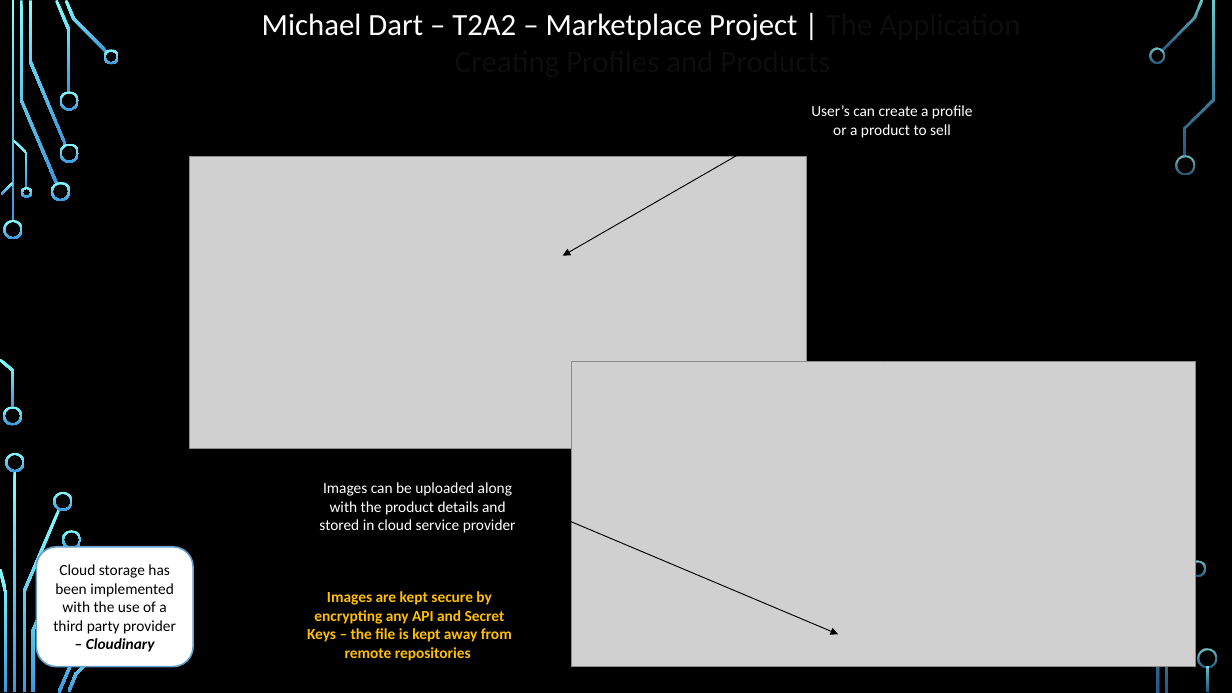
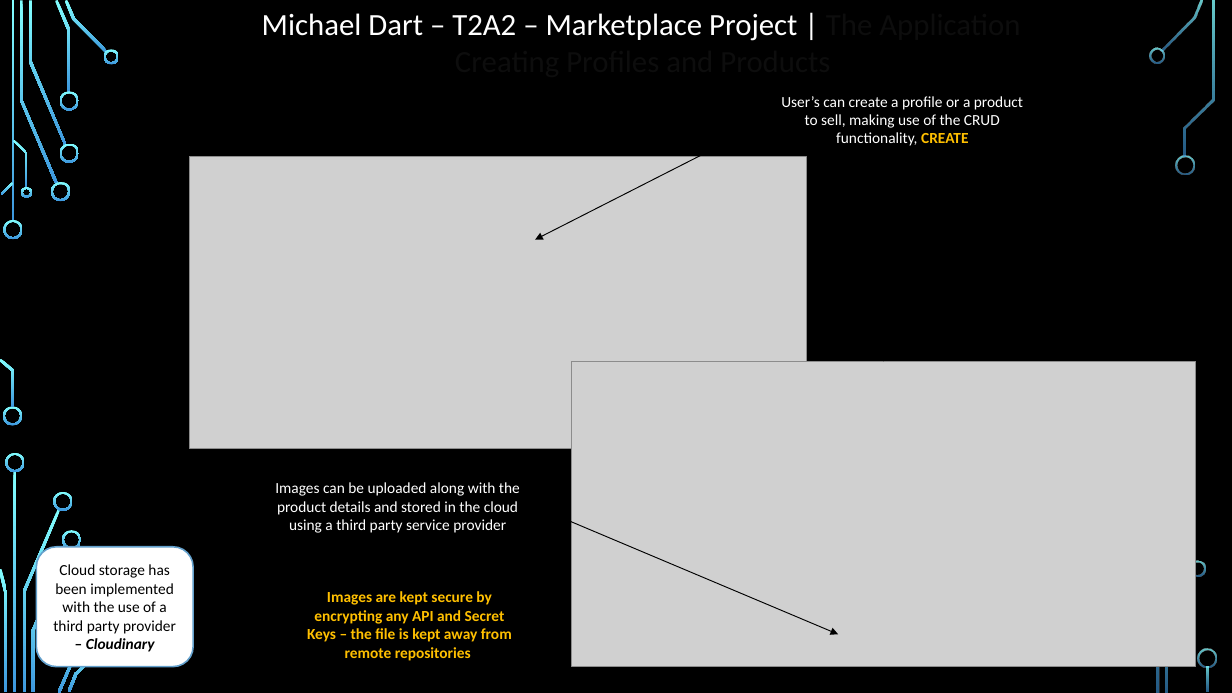
Before and after one commit to mdart86/Two_Sided_Marketplace_Project, a slide deck: slide 9 of ppt/MichaelDart_T2A2_Slidedeck.pptx. Drawn at 1232x693 pixels with LibreOffice and Linux fonts; fonts in the diff are those of the drawing; grey boxes stand for pictures; background and template pictures are left out. Boxes give left, top, right and bottom in pixels: in the first picture for what was removed or moved away, otherwise in the second. Text is boxed around its words. In the diff, an @@ line names an element or a change of style, - is before the commit and + after.

```diff
--- a/ppt/MichaelDart_T2A2_Slidedeck.pptx
+++ b/ppt/MichaelDart_T2A2_Slidedeck.pptx
@@ text at (x1=781, y1=96, x2=1023, y2=146): text changed @@
-User’s can create a profile or a product to sell
+User’s can create a profile or a product to sell, making use of the CRUD functionality, CREATE
@@ arrow moved from (799, 120) - (563, 256) to (771, 120) - (535, 239) @@
@@ text at (x1=275, y1=482, x2=520, y2=533): text changed @@
-Images can be uploaded along with the product details and stored in cloud service provider
+Images can be uploaded along with the product details and stored in the cloud using a third party service provider
```
Also in this commit, not shown: 6 other slides changed.
